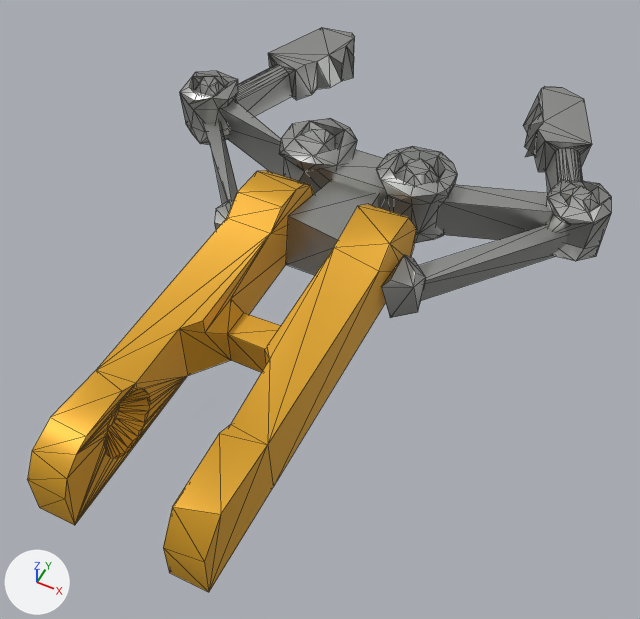
The glTF model client/assets/models/packs/wube3dp/inserter-arm-bulk-hand-closed.glb as it was, and as the next commit left it.
The view is the same before and after, from a 50 mm lens placed at (0.39, -0.427, 0.883), pointed at (0.033, 0.288, -0.011). The lights are fixed; the arrows at lower left show +X, +Y and +Z. The older version comes first. Mesh edges are drawn as thin lines. Vertices at exactly the same position are counted once.

The first picture shows 'body'.
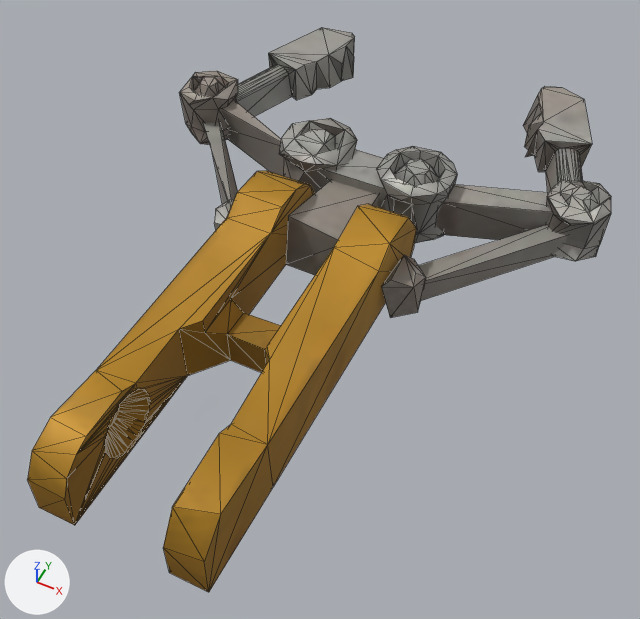
Where the change shows, as pixel boxes [x1, y1, x2, y2] in the pictures (640 x 619 px; the box of a moved part takes in the faces that stretch with it):
'body', surface changed
    both: [28, 28, 611, 592]
part 1 of me_body, moved or reshaped
    both: [525, 129, 538, 157]
part 2 of me_body, surface changed
    both: [28, 27, 611, 592]
part 3 of me_body, recoloured
    both: [179, 27, 611, 318]

Edits to the bpy script that builds the scene:
```text
Add img_image_1:
    img_image_1 = load_image('Image_1', '_unpacked/Image_1', 256, 256, 'Non-Color')
Add img_image_0:
    img_image_0 = load_image('Image_0', '_unpacked/Image_0', 256, 256, 'sRGB')
Add img_image_2:
    img_image_2 = load_image('Image_2', '_unpacked/Image_2', 256, 256, 'Non-Color')
Change mat_tier_paint:
    remove # nodes: BsdfPrincipled, Mix, OutputMaterial, VertexColor
    remove # colours: orange #e2a82a, mixed with the vertex colours
    nodes: BsdfPrincipled, Mix, NormalMap, OutputMaterial, SeparateColor, TexImage x3
    colours: orange #e2a82a
    uses the picture img_image_0
    uses the picture img_image_1
    uses the picture img_image_2
Add mat_pbr_body:
    mat_pbr_body = bpy.data.materials.new('pbr_body')
    # uses the picture img_image_0
    # uses the picture img_image_1
    # uses the picture img_image_2
Change me_body:
    where me_body.from_pydata(...)  # 611 vertices, 1161 faces; spans x -0.343..0.341, y -0.124..0.832, z 0.0..0.11
    used by ob_body; location = (0.0, 0.0, 0.0)
    verts and faces of me_body; kept vertices keep their numbers, new ones are numbered from 611
    before: 569 (0.194, 0.723, 0.0) at pixel (534, 155), 577 (0.191, 0.713, 0.056) at pixel (537, 129), 610 (0.182, 0.711, 0.0) at pixel (524, 157)
    me_body part 1
    add delete_faces([(569, 577, 610)])
    add faces += [(569, 610, 577)]  # mat_pbr_body
    me_body part 2: 1161 kept faces spanning x -0.343..0.341, y -0.124..0.832, z 0.0..0.11 get new texture (UV) coordinates
    me_body part 3: 729 faces spanning x -0.343..0.341, y 0.308..0.832, z 0.0..0.095 switch from mat_steel_light to mat_pbr_body
```
